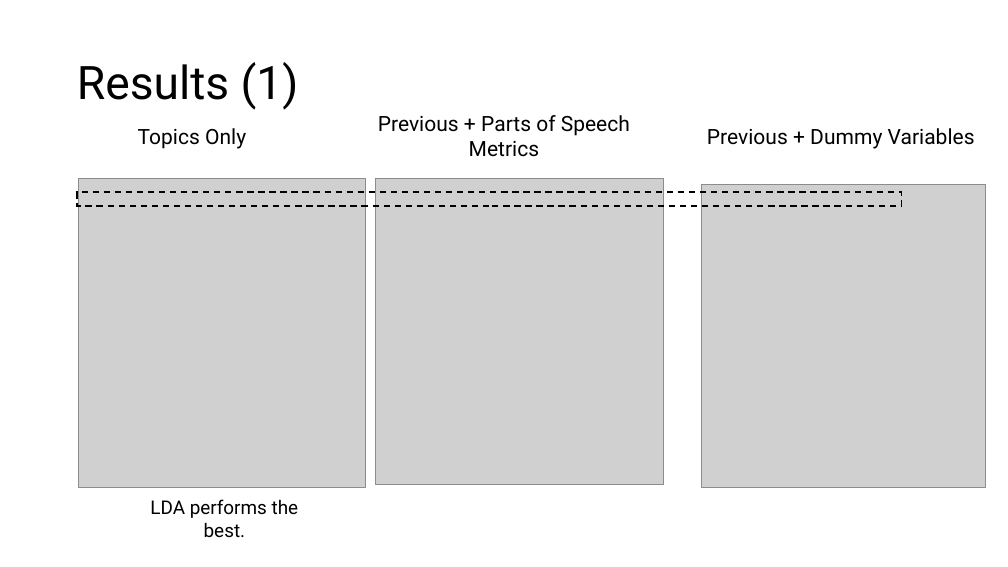
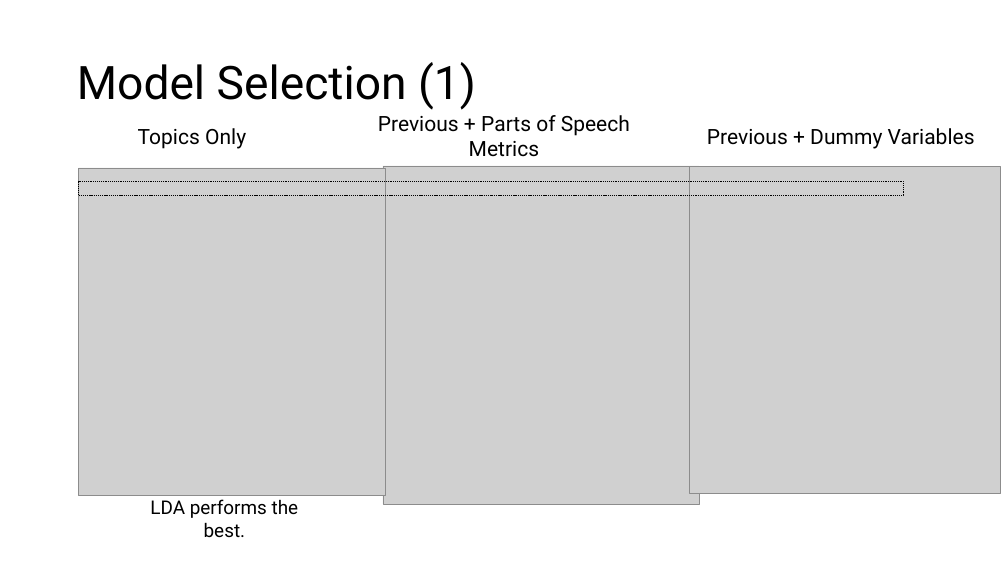
Before and after one commit to chrisgian/Capstone2-NLP-Hotel-Reviews, a slide deck: slide 14 of NLP 2 - Hotel Reviews Deliverable.pptx. Drawn at 1008x567 pixels with LibreOffice and Linux fonts; fonts in the diff are those of the drawing; grey boxes stand for pictures. Boxes give left, top, right and bottom in pixels: in the first picture for what was removed or moved away, otherwise in the second. Text is boxed around its words. In the diff, an @@ line names an element or a change of style, - is before the commit and + after.

```diff
--- a/NLP 2 - Hotel Reviews Deliverable.pptx
+++ b/NLP 2 - Hotel Reviews Deliverable.pptx
@@ title at (77, 62, 476, 110): text changed @@
-Results (1)
+Model Selection (1)
@@ picture: place and size @@
-picture at (79, 178, 365, 488)
+picture at (79, 168, 385, 496)
@@ picture: place and size @@
-picture at (375, 178, 664, 485)
+picture at (383, 166, 699, 504)
@@ picture: place and size @@
-picture at (702, 185, 985, 488)
+picture at (690, 166, 1000, 494)
@@ rectangle: place and size @@
-rectangle at (77, 192, 902, 206)
+rectangle at (79, 181, 904, 195)
@@ rectangle at (79, 181, 904, 195): outline #000000 1.5 pt dashed to #000000 0.25 pt dashed @@
```
Also in this commit, not shown: 3 other slides changed, 5 slides added, 3 other files.
